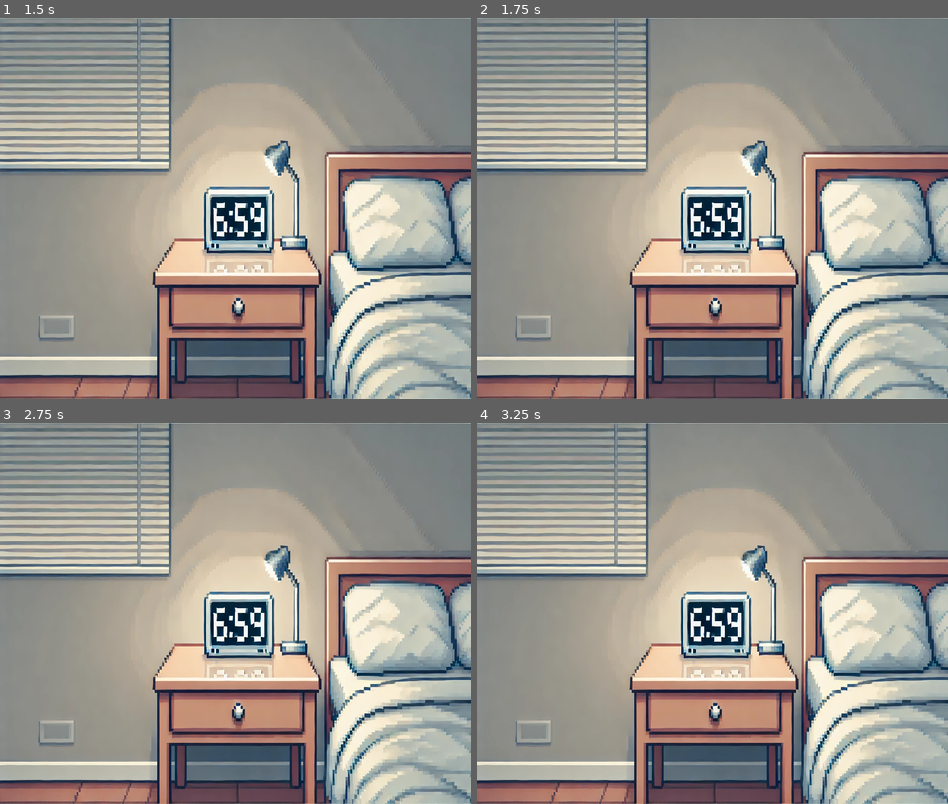
Above: before the commit, frames 1-4 (two rows, left to right).
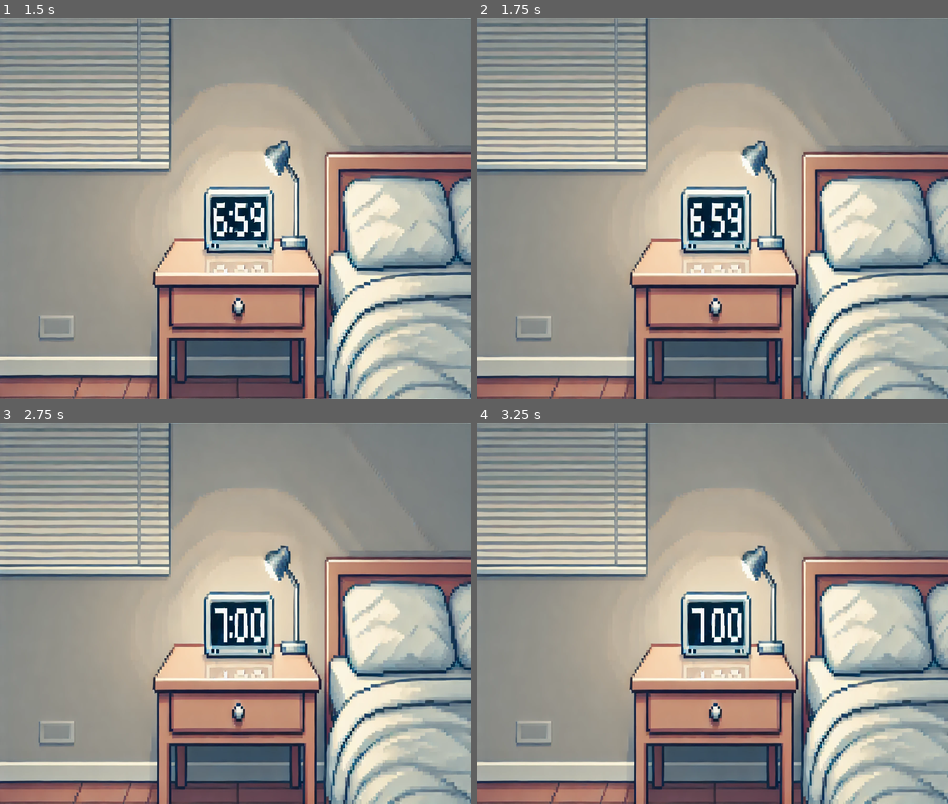
Above: after the commit, the same moments.

Repository: jmsanchezdiaz/boss-ipv-2024-e3.14cos
Game: Godot game, scene res://menu.tscn
The game is run twice, just before and just after one commit, with the same random seed, the same clock (stepped at 60 frames per second) and the same inputs. Sound files missing from this copy of the repository are replaced by a short silence.
Inputs (mouse positions are in pixels of both pictures, inside the frame that each line leads up to):
- Up to frame 1 (1.5 s): click "Start" at 0.5 s; move the mouse to (339, 189) at 1.27 s; press the mouse at (339, 189) at 1.28 s; hold D (move_right) from 1.28 s (still down)
- Up to frame 2 (1.75 s): keep holding D (move_right)
- Up to frame 3 (2.75 s): tap Enter at 2 s; move the mouse to (141, 632) at 2.02 s; release D (move_right) at 2.03 s; release the mouse at (141, 632) at 2.03 s; hold S (move_down) from 2.03 s (still down); click (141, 632) at 2.1 s
- Up to frame 4 (3.25 s): move the mouse to (759, 529) at 2.77 s; release S (move_down) at 2.78 s; press the mouse at (759, 529) at 2.78 s; hold D (move_right) from 2.78 s (still down); tap E (collect) at 2.85 s

Frame 1 is identical in both runs. In frame 2, 3.0% of the frame differs, in the area x 0-100%, y 0-100%; in frame 3, 3.2%; in frame 4, 3.2%.

Commit message:
fixed movement i think:D

Diff:
--- a/Intro.tscn
+++ b/Intro.tscn
@@ -227,7 +227,6 @@
 expand_mode = 2
 
 [node name="Alarm2" type="TextureRect" parent="."]
-visible = false
 z_index = 2
 anchors_preset = 15
 anchor_right = 1.0
@@ -239,7 +238,6 @@
 expand_mode = 2
 
 [node name="Alarm3" type="TextureRect" parent="."]
-visible = false
 z_index = 2
 anchors_preset = 15
 anchor_right = 1.0
@@ -251,7 +249,6 @@
 expand_mode = 2
 
 [node name="Alarm4" type="TextureRect" parent="."]
-visible = false
 z_index = 1
 anchors_preset = 15
 anchor_right = 1.0
--- a/entities/Player/player.gd
+++ b/entities/Player/player.gd
@@ -97,6 +97,9 @@
 	if !heart_audio.playing : heart_audio.play()
 
 
+func alive():
+	return current_state != STATE.DEAD
+
 func _physics_process(delta: float) -> void:
 	if current_state != STATE.DEAD:
 		if health < 100 and blood_timer.is_stopped(): blood_timer.start()
@@ -123,7 +126,6 @@
 					if Input.is_action_pressed("run") and current_stamina > 10:
 						current_state = STATE.RUNNING
 					else: current_state = STATE.WALKING
-
 			STATE.WALKING:
 				bodyAnimation.play("Walk")
 				_play_stream(walking_sound, moving_audio)
@@ -150,8 +152,10 @@
 
 			STATE.ATTAKING:
 				running_multiplier = 1
+				attack(input_vector)
 				handle_move(delta)
-				attack(input_vector)
+				if input_vector == Vector2.ZERO and !attacking:
+					current_state = STATE.IDLE
 
 			STATE.HEALING:
 				bodyAnimation.play("Heal")
@@ -209,8 +213,8 @@
 	inventory.insert(item)
 
 
-func _input(event):
-	if current_state != STATE.DEAD and !paused and event.is_action_pressed("attack"):
+func _input(event: InputEvent) -> void:
+	if current_state != STATE.DEAD and !paused and current_stamina > 10 and event.is_action_pressed("attack"):
 		current_state = STATE.ATTAKING
 
 
@@ -223,7 +227,7 @@
 
 func handle_move(delta):
 	var input_vector = Input.get_vector("move_left", "move_right", "move_up", "move_down")
-	if input_vector == Vector2.ZERO:
+	if input_vector == Vector2.ZERO and current_state != STATE.IDLE:
 		apply_friction(FRICTION * delta)
 	else:
 		apply_movement((input_vector * ACCELERATION * delta))
@@ -237,7 +241,6 @@
 		current_stamina = max(current_stamina - RUNNING_STAMINA_COST * delta, 0)
 	else:
 		running_multiplier = 1
-
 
 func regenerate_stamina(regen_speed: float, delta: float) -> void:
 	if current_stamina < MAX_STAMINA:
--- a/entities/Zombie/zombie.gd
+++ b/entities/Zombie/zombie.gd
@@ -164,7 +164,7 @@
 
 
 func attack(enemy):
-	if enemy is Player:
+	if enemy is Player and enemy.alive():
 		enemy.take_damage(ATTACK_DAMAGE)
 
 
